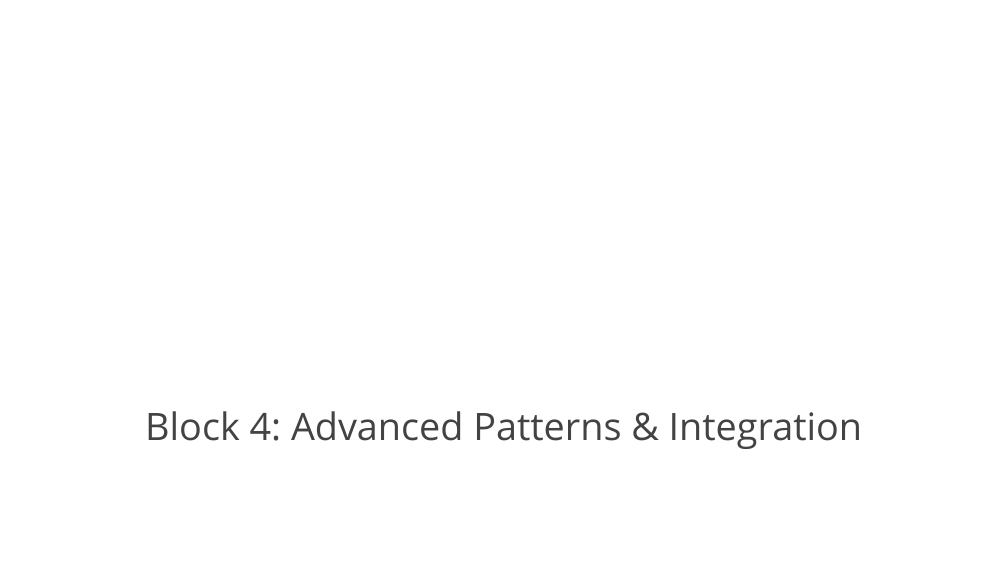
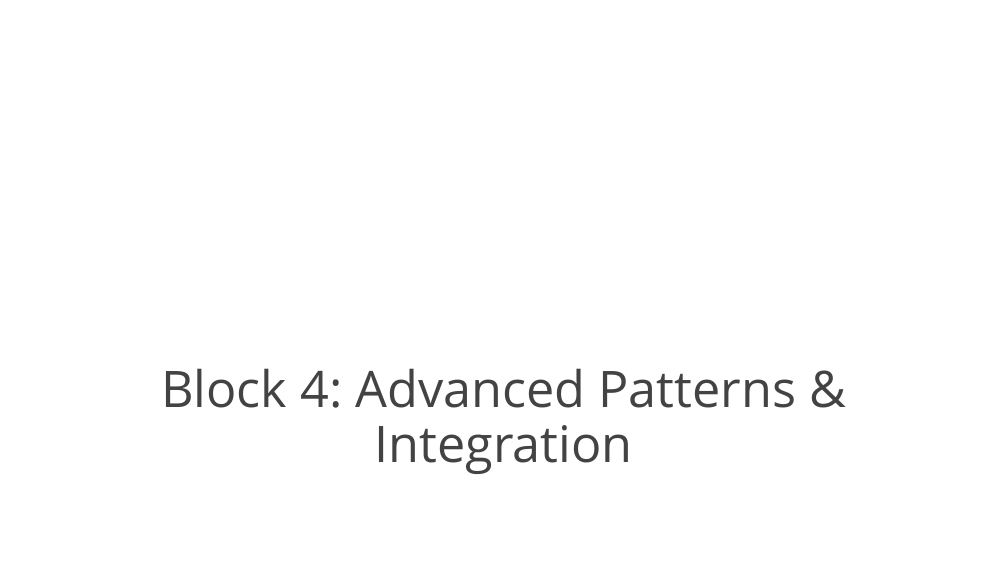
Before and after one commit to vanillacore-net/september-2025-telekom-training, a slide deck: slide 1 of presentations/powerpoint/block4-presentation.pptx. Drawn at 1008x567 pixels with LibreOffice and Linux fonts; fonts in the diff are those of the drawing; background and template pictures are left out. Boxes give left, top, right and bottom in pixels: in the first picture for what was removed or moved away, otherwise in the second. Text is boxed around its words. In the diff, an @@ line names an element or a change of style, - is before the commit and + after.

```diff
--- a/presentations/powerpoint/block4-presentation.pptx
+++ b/presentations/powerpoint/block4-presentation.pptx
@@ title "Block 4: Advanced Patterns & ..." moved from (x1=145, y1=411, x2=862, y2=449) to (x1=161, y1=368, x2=797, y2=474) @@
@@ title "Block 4: Advanced Patterns & ..." at (x1=161, y1=368, x2=797, y2=474): size 36 to 48 pt @@
```
Also in this commit, not shown: 17 other slides changed, 7 slides added, 2 other files.
